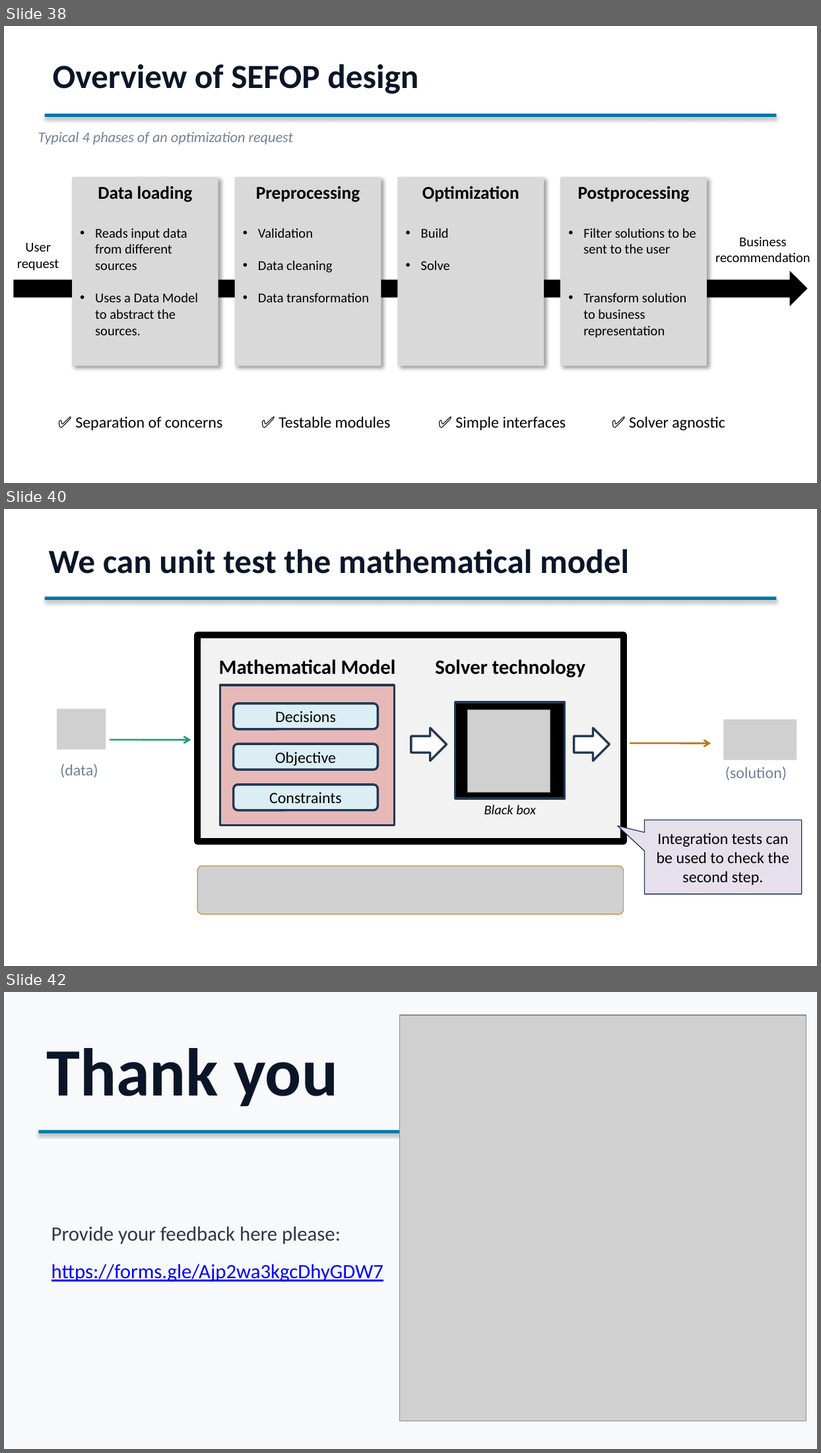
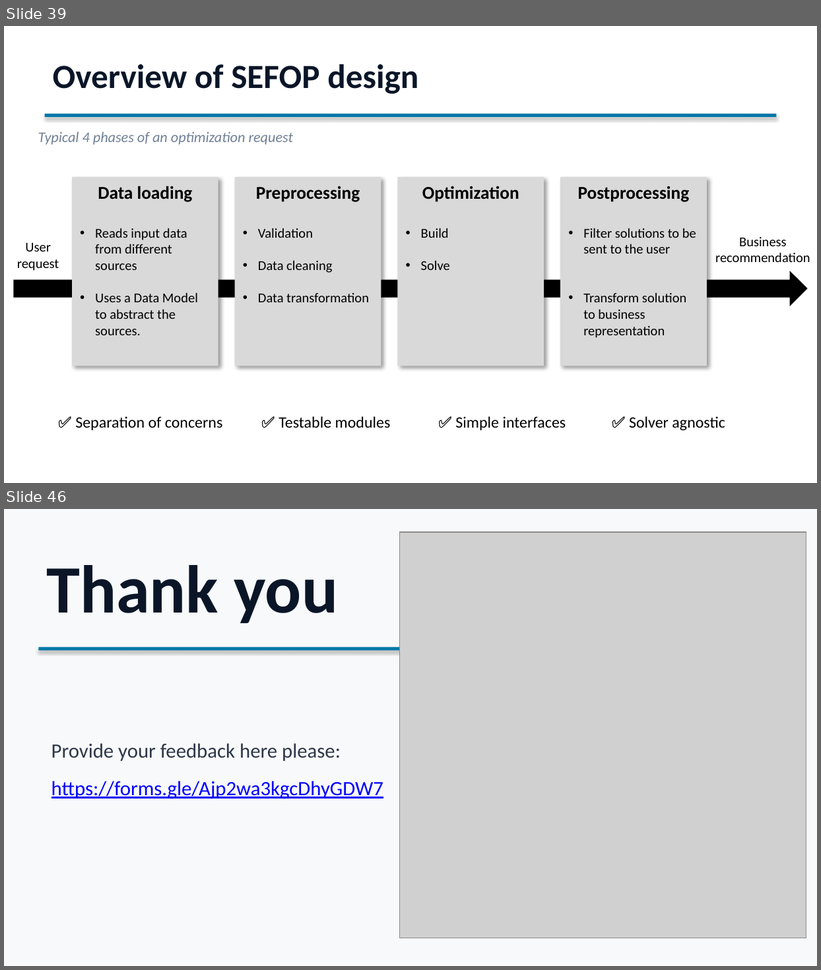
Before and after one commit to sefop/sefop-training-hub, a slide deck: workshops/2026-06-29-purdue/Purdue_Workshop.pptx. Shown one above the other, each under a label of ours: slides 38, 40 and 42 before the commit, slides 39 and 46 after it; the slides between them are not shown. The pictures are 821x1453 and 821x970 pixels, drawn with LibreOffice and Linux fonts; fonts in the diff are those of the drawing; grey boxes stand for pictures. Boxes give left, top, right and bottom in pixels: in the first picture for what was removed or moved away, otherwise in the second. Text is boxed around its words. In the diff, an @@ line names an element or a change of style, - is before the commit and + after.

```diff
--- a/workshops/2026-06-29-purdue/Purdue_Workshop.pptx
+++ b/workshops/2026-06-29-purdue/Purdue_Workshop.pptx
@@ slide 40 removed at [4,509,817,966], background #FFFFFF @@
@@ text removed at [49,549,629,574] @@
-We can unit test the mathematical model
@@ rectangle removed at [45,597,776,600] @@
@@ rectangle removed at [197,635,624,842] @@
@@ text removed at [219,659,396,675] @@
-Mathematical Model
@@ text removed at [435,659,585,678] @@
-Solver technology
@@ rectangle removed at [220,685,394,826] @@
@@ rounded rectangle removed at [233,703,377,729] @@
-Decisions
@@ rectangle removed at [455,702,565,799] @@
@@ picture removed at [57,709,106,750] @@
@@ picture removed at [467,710,550,793] @@
@@ picture removed at [723,720,797,760] @@
@@ arrow removed from (110, 740) to (191, 740) @@
@@ rounded rectangle removed at [233,744,377,770] @@
-Objective
@@ right arrow removed at [411,729,447,761] @@
@@ right arrow removed at [574,729,610,761] @@
@@ arrow removed from (630, 743) to (712, 743) @@
@@ text removed at [60,764,98,778] @@
-(data)
@@ rounded rectangle removed at [233,785,377,811] @@
-Constraints
@@ text removed at [725,767,787,780] @@
-(solution)
@@ text removed at [484,805,536,815] @@
-Black box
@@ speech box removed at [645,821,802,894] @@
-Integration tests can be used to check the second step.
@@ picture removed at [197,866,624,915] @@
@@ what was slide 38 is now slide 39 @@
@@ what was slide 42 is now slide 46 @@
```
Also in this commit, not shown: 1 slide changed, 7 slides added, 2 other slides removed.
